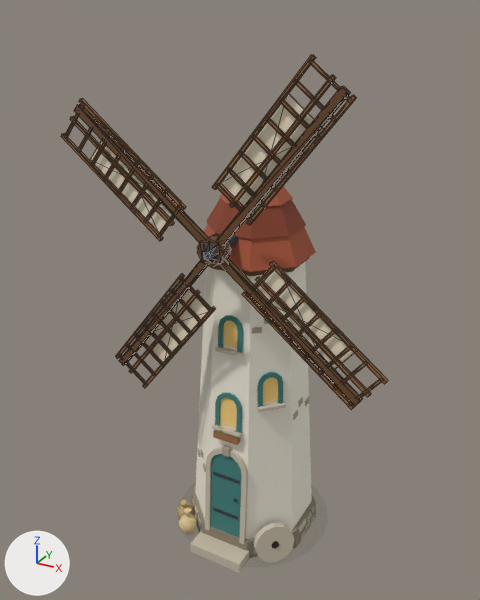
Renders of the glTF model web/world/assets/windmill.glb from each side of a commit.
One viewpoint serves both versions: a 50 mm camera at (4.69, -9.04, 8.91) aimed at (-0.23, -0.09, 4.44). The lights are fixed; the arrows at lower left show +X, +Y and +Z. The first picture is the older version. Both versions are drawn at frame 289 of the action 'Loop'; the numbers are the values there. Mesh edges are drawn as thin lines on the coarser meshes.

Names of what the first picture shows: 'sails', 'windmill'.
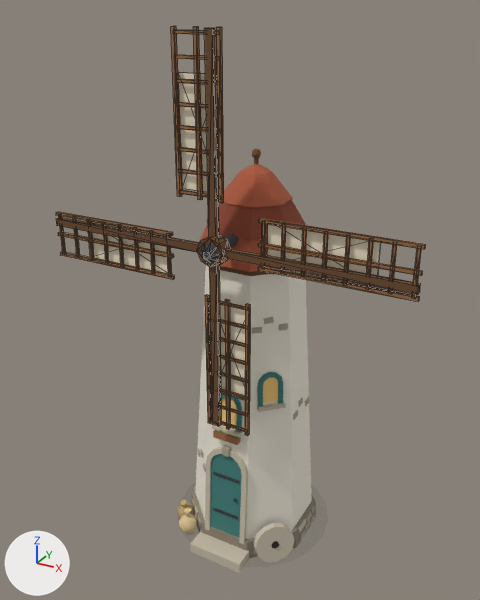
Edits to the bpy script that builds the scene:
```text
Change ob_sails:
    ob_sails.rotation_euler: (0.0, -0.898, 0.0) -> (0.0, 0.0, 0.0)  # degrees (0, -51, 0) -> degrees (0, 0, 0)
```

What differs and where, as boxes [x1, y1, x2, y2] in the pictures (480 x 600 px):
'sails', turned: before [61, 55, 388, 410]; after [56, 26, 426, 435]
